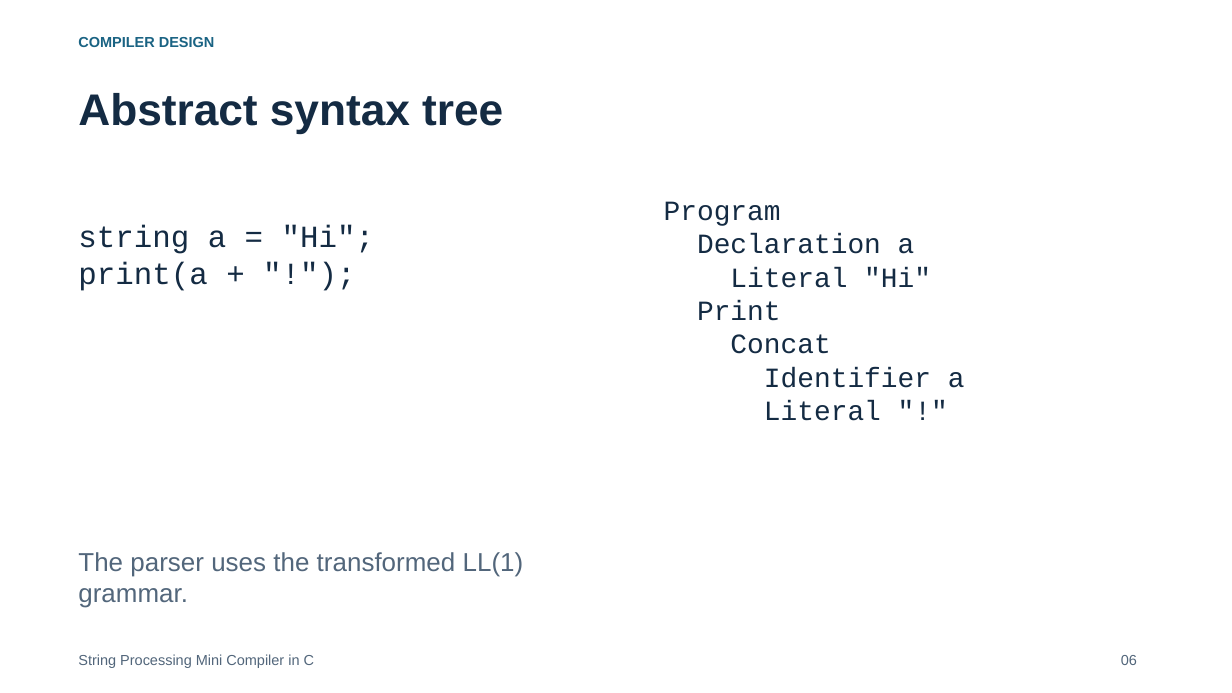
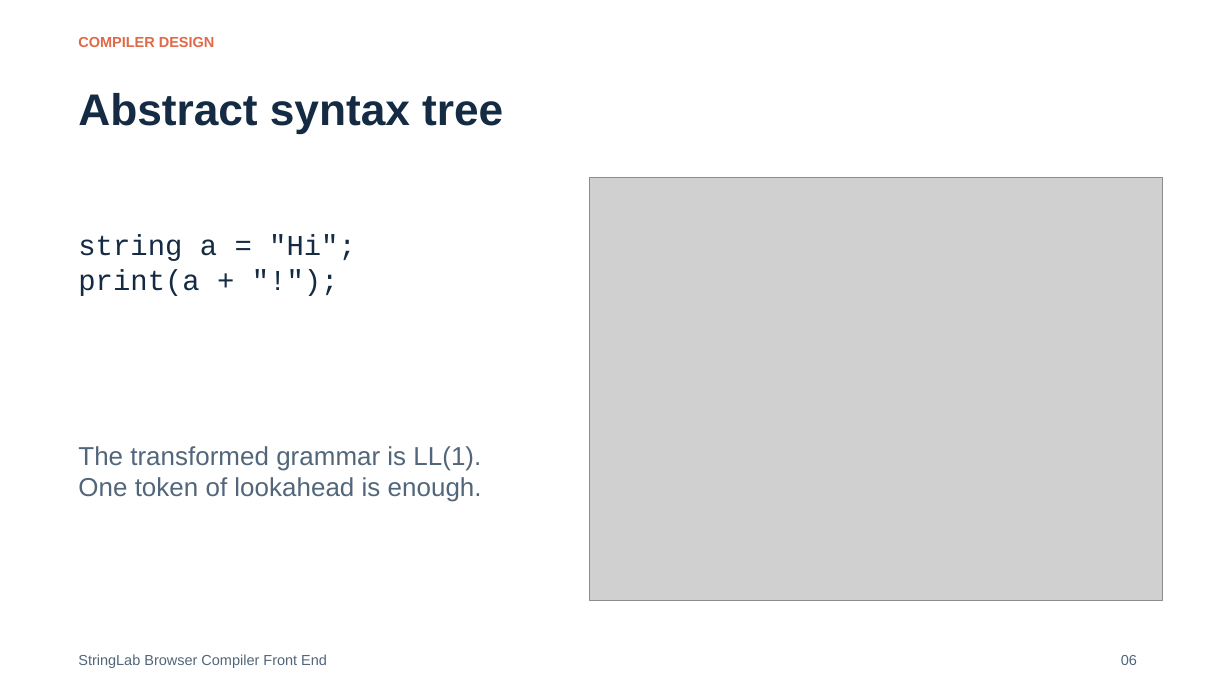
Before and after one commit to Skywalker690/cd-mini-project, a slide deck: slide 6 of submission/Presentation.pptx. Drawn at 1232x693 pixels with LibreOffice and Linux fonts; fonts in the diff are those of the drawing; grey boxes stand for pictures. Boxes give left, top, right and bottom in pixels: in the first picture for what was removed or moved away, otherwise in the second. Text is boxed around its words. In the diff, an @@ line names an element or a change of style, - is before the commit and + after.

Commit message:
refactor: replace console compiler with static browser playground

```diff
--- a/submission/Presentation.pptx
+++ b/submission/Presentation.pptx
@@ text "COMPILER DESIGN" at box(78, 37, 215, 47): text colour #1A6383 to #DF6948 @@
@@ picture added at box(590, 177, 1164, 601) @@
@@ text removed at box(664, 201, 965, 421) @@
-Program
-Declaration a
-Literal "Hi"
-Print
-Concat
-Identifier a
-Literal "!"
@@ text "string a = "Hi";": place and size @@
-text "string a = "Hi";" at box(78, 224, 374, 291)
+text "string a = "Hi";" at box(78, 235, 356, 296)
@@ text "string a = "Hi";" at box(78, 235, 356, 296): size 24 to 22.5 pt @@
@@ text added at box(78, 446, 482, 502), 20.2 pt, text #52667B @@
+The transformed grammar is LL(1).
+One token of lookahead is enough.
@@ text removed at box(78, 552, 524, 608) @@
-The parser uses the transformed LL(1) grammar.
@@ text at box(78, 654, 327, 668): text changed @@
-String Processing Mini Compiler in C
+StringLab Browser Compiler Front End
```
Also in this commit, not shown: 9 other slides changed, 3 slides added, 2 slides removed, 57 other files.
